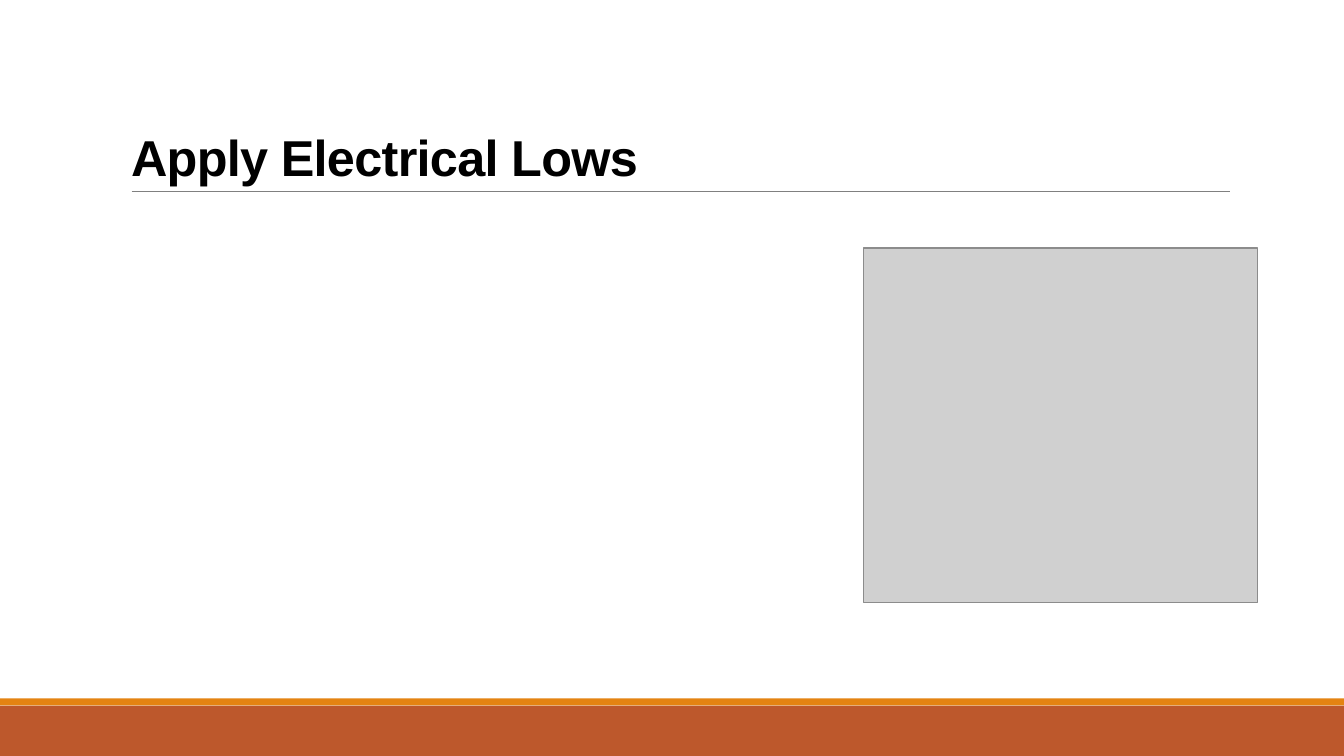
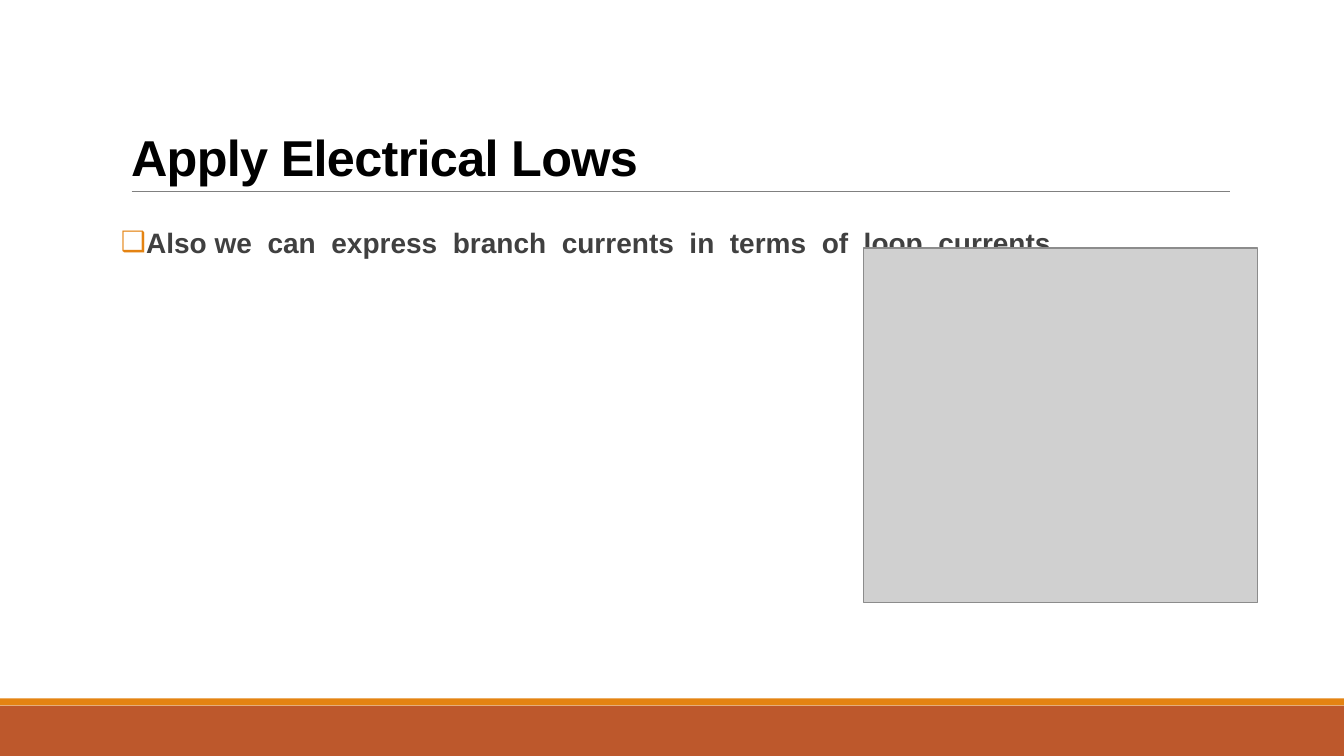
Before and after one commit to hamza-algohary/SCE-Term-7, a slide deck: slide 5 of CAD/CAD_Lec_02.pptx. Drawn at 1344x756 pixels with LibreOffice and Linux fonts; fonts in the diff are those of the drawing; grey boxes stand for pictures. Boxes give left, top, right and bottom in pixels: in the first picture for what was removed or moved away, otherwise in the second. Text is boxed around its words. In the diff, an @@ line names an element or a change of style, - is before the commit and + after.

```diff
--- a/CAD/CAD_Lec_02.pptx
+++ b/CAD/CAD_Lec_02.pptx
@@ text added at box(146, 231, 1058, 258), 20 pt, text #404040, bold @@
+❑ Also we can express branch currents in terms of loop currents.
```
Also in this commit, not shown: 2 other slides changed, 2 slides added, 2 slides removed, 6 other files.
